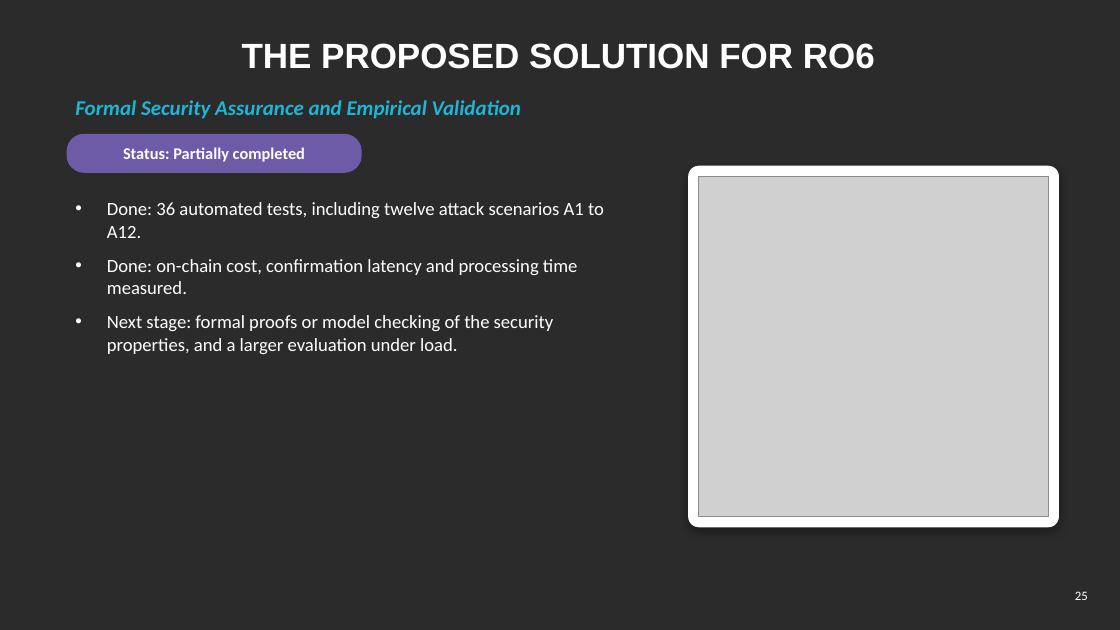
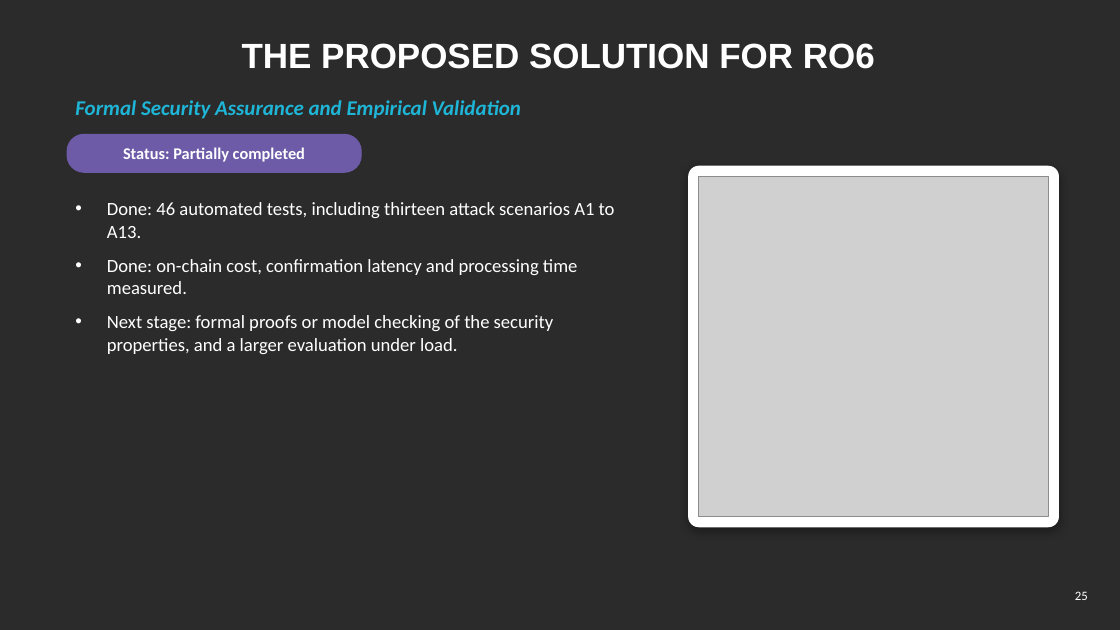
Before and after one commit to yasir12345678900/HealthRWA-Sepolia-Personal-try, a slide deck: slide 25 of docs/Yasir_CA2_Reassessment_Slides.pptx. Drawn at 1120x630 pixels with LibreOffice and Linux fonts; fonts in the diff are those of the drawing; grey boxes stand for pictures; background and template pictures are left out; a plain dark background stands for a picture behind light text. Boxes give left, top, right and bottom in pixels: in the first picture for what was removed or moved away, otherwise in the second. Text is boxed around its words. In the diff, an @@ line names an element or a change of style, - is before the commit and + after.

```diff
--- a/docs/Yasir_CA2_Reassessment_Slides.pptx
+++ b/docs/Yasir_CA2_Reassessment_Slides.pptx
@@ text at (107, 202, 615, 238): text changed @@
-• Done: 36 automated tests, including twelve attack scenarios A1 to A12.
+• Done: 46 automated tests, including thirteen attack scenarios A1 to A13.
```
Also in this commit, not shown: 6 other slides changed, 10 other files.
